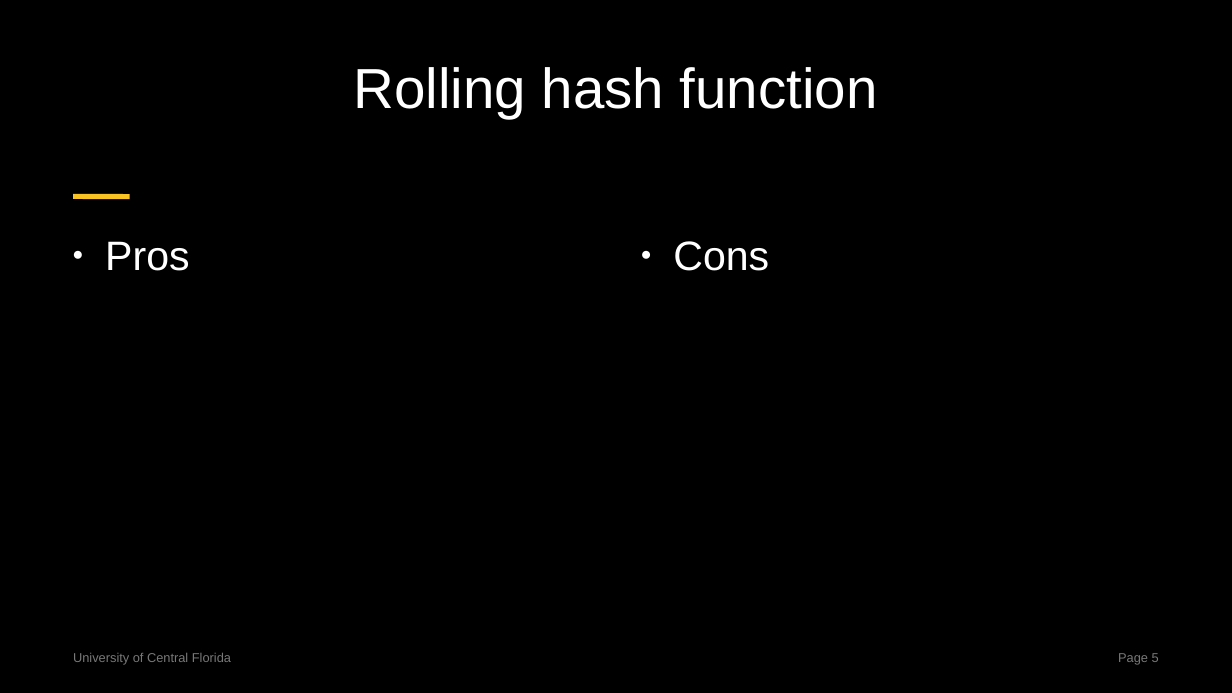
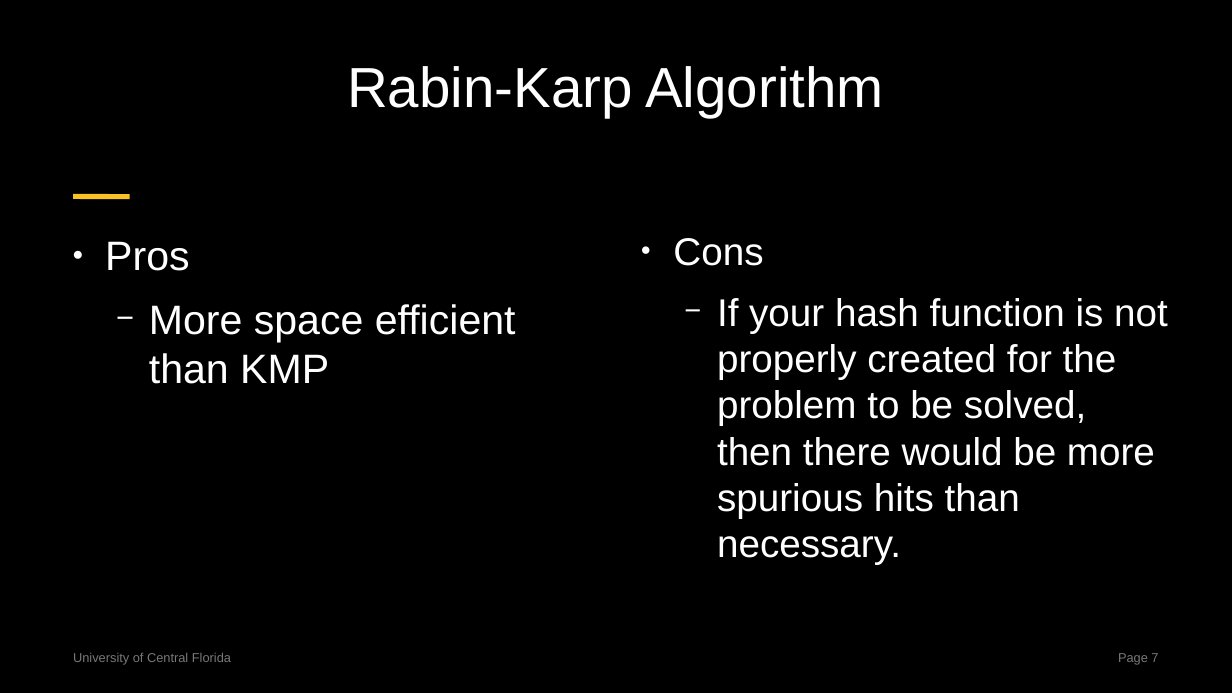
Before and after one commit to centuryhopper/Fall2022CourseContents, a slide deck: slide 7 of CAP6515/paper_presentation_files/rabin-karp-presentation.pptx (slide 5 before the commit). Drawn at 1232x693 pixels with LibreOffice and Linux fonts; fonts in the diff are those of the drawing. Boxes give left, top, right and bottom in pixels: in the first picture for what was removed or moved away, otherwise in the second. Text is boxed around its words. In the diff, an @@ line names an element or a change of style, - is before the commit and + after.

```diff
--- a/CAP6515/paper_presentation_files/rabin-karp-presentation.pptx
+++ b/CAP6515/paper_presentation_files/rabin-karp-presentation.pptx
@@ title at box(347, 66, 883, 118): text changed @@
-Rolling hash function
+Rabin-Karp Algorithm
@@ text at box(673, 238, 763, 266): size 32 to 30.1 pt in "Cons" @@
@@ text at box(717, 298, 1168, 565): paragraph added @@
+  − If your hash function is not properly created for the problem to be solved, then there would be more spurious hits than necessary.
@@ text at box(149, 304, 516, 384): paragraph added @@
+  − More space efficient than KMP
@@ page number at box(1118, 653, 1158, 665): text changed @@
-Page 5
+Page 7
```
Also in this commit, not shown: 3 other slides changed, 6 slides added, 2 slides removed.
